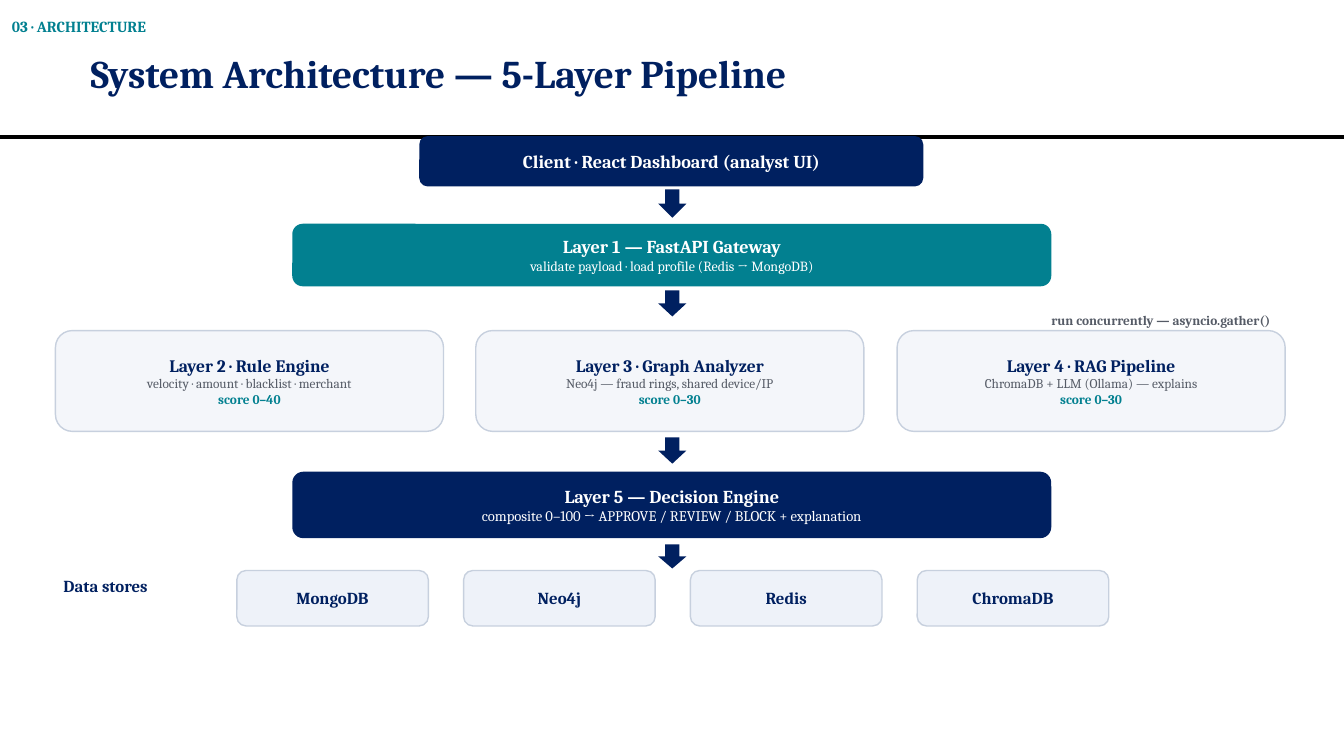
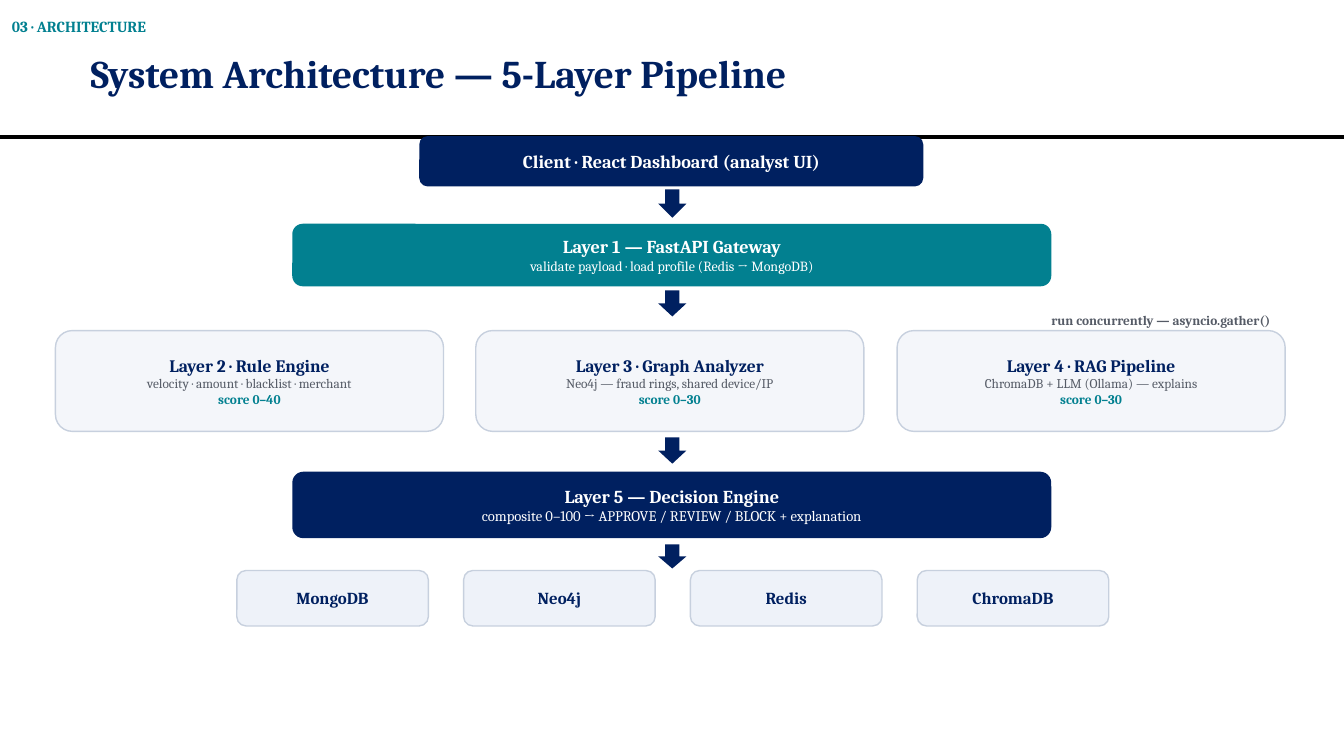
Before and after one commit to OMJOSHI15/indus11, a slide deck: slide 7 of docs/Indus11-Review2.pptx. Drawn at 1344x756 pixels with LibreOffice and Linux fonts; fonts in the diff are those of the drawing. Boxes give left, top, right and bottom in pixels: in the first picture for what was removed or moved away, otherwise in the second. Text is boxed around its words. In the diff, an @@ line names an element or a change of style, - is before the commit and + after.

```diff
--- a/docs/Indus11-Review2.pptx
+++ b/docs/Indus11-Review2.pptx
@@ text removed at [63,580,148,592] @@
-Data stores
```
Also in this commit, not shown: 20 other slides changed, 1 other file.
